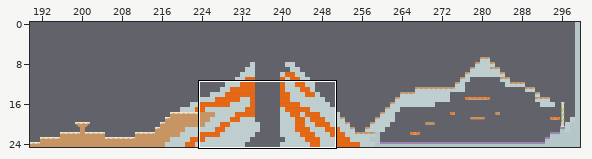
Level history. Tiled map: assets/tilemaps/level2.tmx. Above: a wide view before the commit, with the close-up outlined.
Close-up. Earlier state:
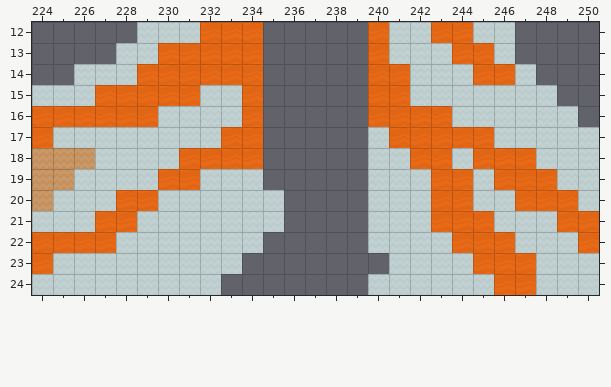
Cells are 21x21 px. Shown: x 224..250, y 12..24. The commit also changed other parts of the map, which this record leaves out.
New version:
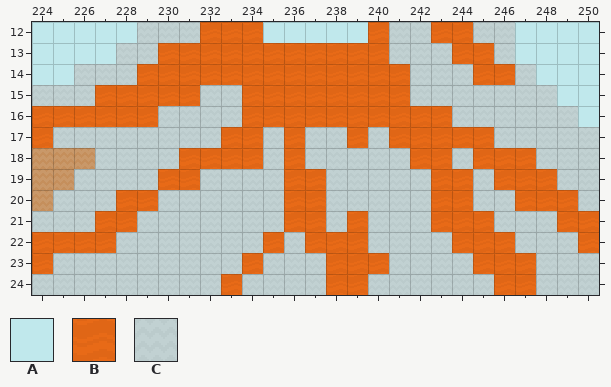
Key: from "background_spritesheet": A 16; from "tiles_spritesheet": B 42, C 92.
_ is an empty cell.
Tiles of an added or newly shown layer are drawn over the layers below it.
Difference:
{"where": "layer \"backgroundLayer\" (now shown)"}
{"y":12,"x":224,"old":"_____","new":"AAAAA"}
{"y":12,"x":235,"old":"_____","new":"AAAAA"}
{"y":12,"x":247,"old":"____","new":"AAAA"}
{"y":13,"x":224,"old":"____","new":"AAAA"}
{"y":13,"x":235,"old":"_____","new":"BBBBB"}
{"y":13,"x":247,"old":"____","new":"AAAA"}
{"y":14,"x":224,"old":"__","new":"AA"}
{"y":14,"x":235,"old":"_____","new":"BBBBB"}
{"y":14,"x":248,"old":"___","new":"AAA"}
{"y":15,"x":235,"old":"_____","new":"BBBBB"}
{"y":15,"x":249,"old":"__","new":"AA"}
{"y":16,"x":235,"old":"_____","new":"BBBBB"}
{"y":16,"x":250,"old":"_","new":"A"}
{"y":17,"x":235,"old":"_____","new":"CBCCB"}
{"y":18,"x":235,"old":"_____","new":"CBCCC"}
{"y":19,"x":235,"old":"_____","new":"CBBCC"}
{"y":20,"x":236,"old":"____","new":"BBCC"}
{"y":21,"x":236,"old":"____","new":"BBCB"}
{"y":22,"x":235,"old":"_____","new":"BCBBB"}
{"y":23,"x":234,"old":"_______","new":"BCCCBBB"}
{"y":24,"x":233,"old":"_______","new":"BCCCCBB"}
{"label":"added","picture_box":[32,22,137,85]}
{"label":"added","picture_box":[221,22,389,295]}
{"label":"added","picture_box":[515,22,599,127]}
